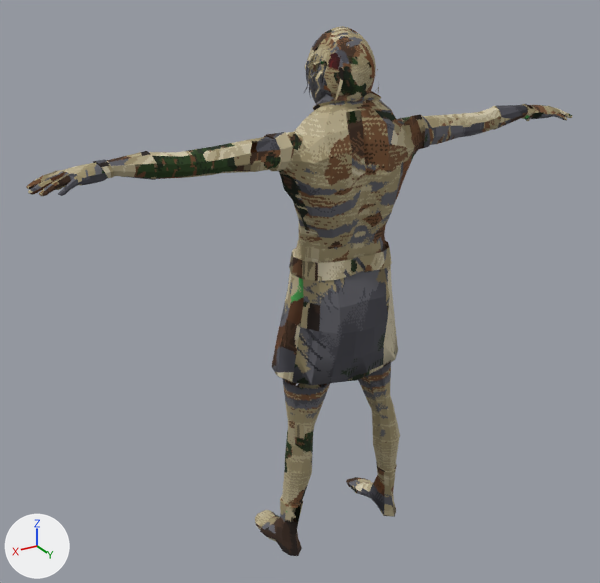
A saved change to the glTF model templates/models/creatures/zombie/zombie_b.glb.
Rendered twice from a camera (50 mm lens) standing at (1.298, 1.908, 1.877) and looking at (0.086, -0.114, 0.866). Lighting does not change. The marker at lower left points along +X, +Y and +Z. The older version comes first. Vertices at exactly the same position are counted once.

Objects in the first picture: 'zombie_b'.
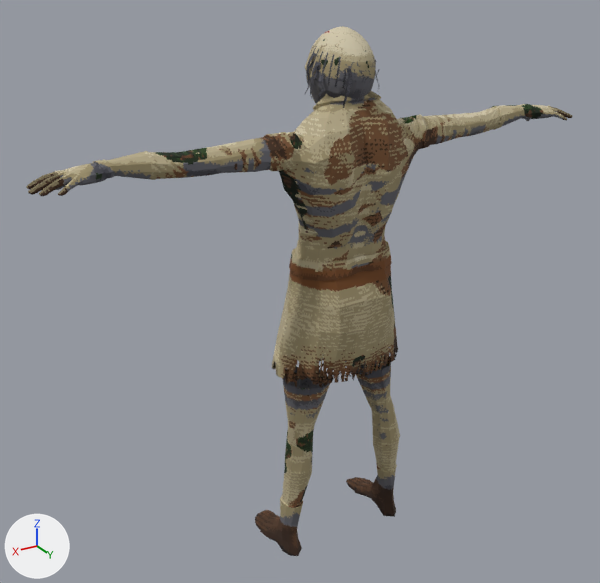
Where the change shows, as pixel boxes (x1, y1, x2, y2) in the pictures (600 x 583 px; the box of a moved part takes in the faces that stretch with it):
part 1 of me_male2_001__male2_019, moved or reshaped
    before: (315, 71, 322, 98)
    after: (318, 72, 325, 100)
part 2 of me_male2_001__male2_019, moved or reshaped
    before: (334, 67, 344, 106)
    after: (343, 68, 352, 108)
part 3 of me_male2_001__male2_019, surface changed
    both: (26, 26, 573, 556)

The edits, one by one:
me_male2_001__male2_019 has 2801 vertices, 5378 faces and spans x -0.88..0.88, y -0.21..0.12, z 0.0..1.65.
me_male2_001__male2_019 is used by ob_zombie_b; location (0.0, 0.0, 0.0).
me_male2_001__male2_019 part 1: the loose piece of 10 vertices spanning x 0.08..0.1, y -0.02..0.0, z 1.47..1.55 is moved by (0.0, 0.01, 0.0).
me_male2_001__male2_019 part 2: the loose piece of 10 vertices spanning x 0.05..0.07, y 0.03..0.05, z 1.44..1.56 is moved by (-0.02, 0.02, 0.0).
me_male2_001__male2_019 part 3: 4252 kept faces spanning x -0.88..0.88, y -0.21..0.12, z 0.0..1.65 get new texture (UV) coordinates.
